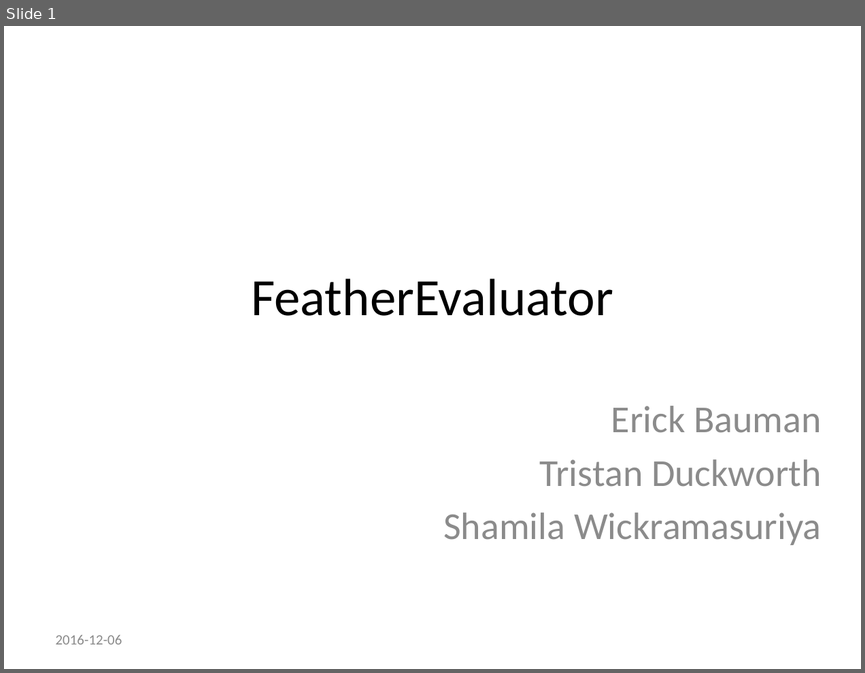
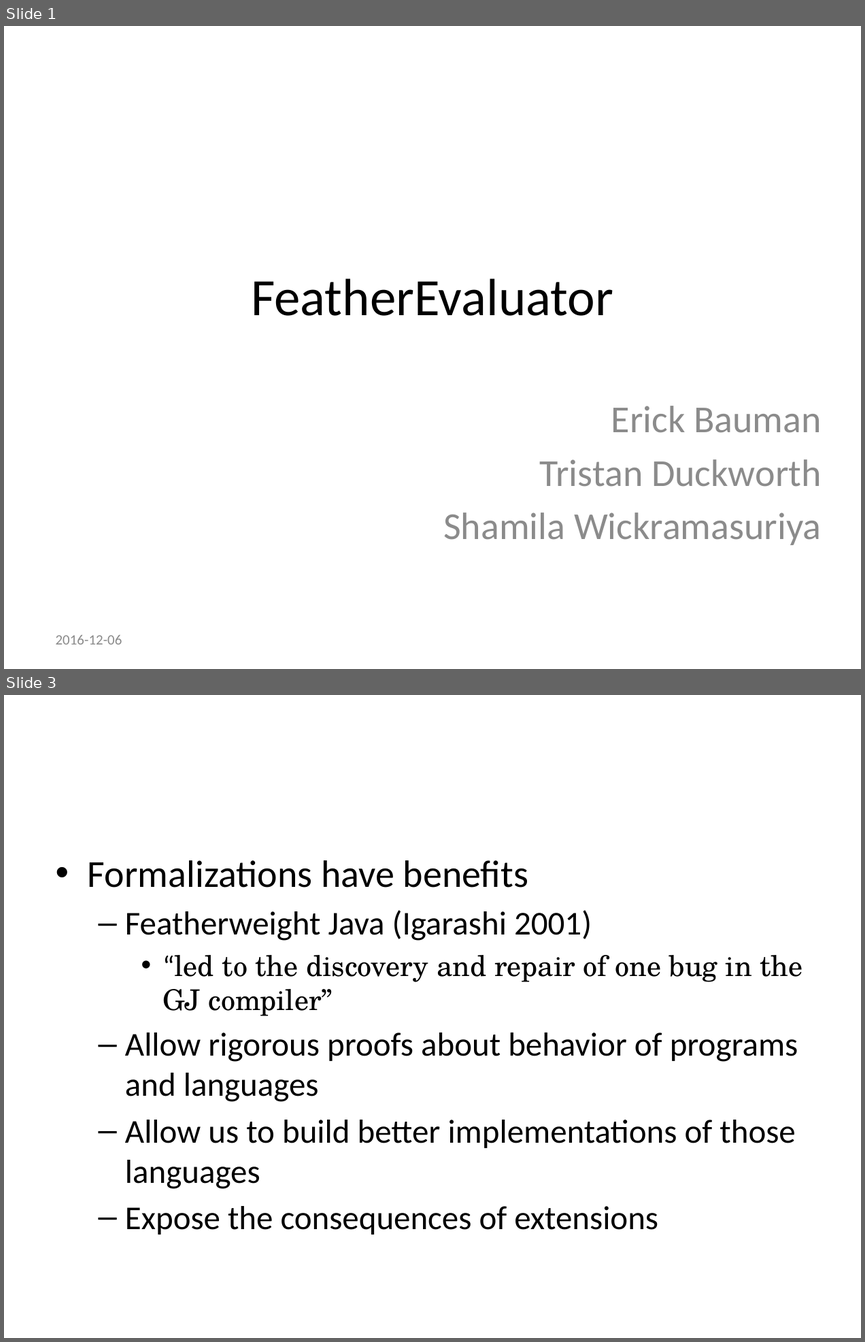
Before and after one commit to tgduckworth/FeatherEvaluator, a slide deck: Document/Presentation.pptx. Shown one above the other, each under a label of ours: slide 1 before the commit, slides 1 and 3 after it; the slides between them are not shown. The pictures are 865x673 and 865x1342 pixels, drawn with LibreOffice and Linux fonts; fonts in the diff are those of the drawing; background and template pictures are left out. Boxes give left, top, right and bottom in pixels: in the first picture for what was removed or moved away, otherwise in the second. Text is boxed around its words. In the diff, an @@ line names an element or a change of style, - is before the commit and + after.

```diff
--- a/Document/Presentation.pptx
+++ b/Document/Presentation.pptx
@@ slide 3 added at (4, 695, 861, 1338), background picture (left out) @@
@@ title added at (193, 705, 687, 764), 39.6 pt, text #FFFFFF @@
+Motivation
@@ text added at (88, 860, 803, 1234), 28 pt, text #000000 @@
+• Formalizations have benefits
+  – Featherweight Java (Igarashi 2001)
+    • “led to the discovery and repair of one bug in the GJ compiler”
+  – Allow rigorous proofs about behavior of programs and languages
+  – Allow us to build better implementations of those languages
+  – Expose the consequences of extensions
```
Also in this commit, not shown: 3 slides changed, 22 other slides added, 4 slides removed, 2 other files.
